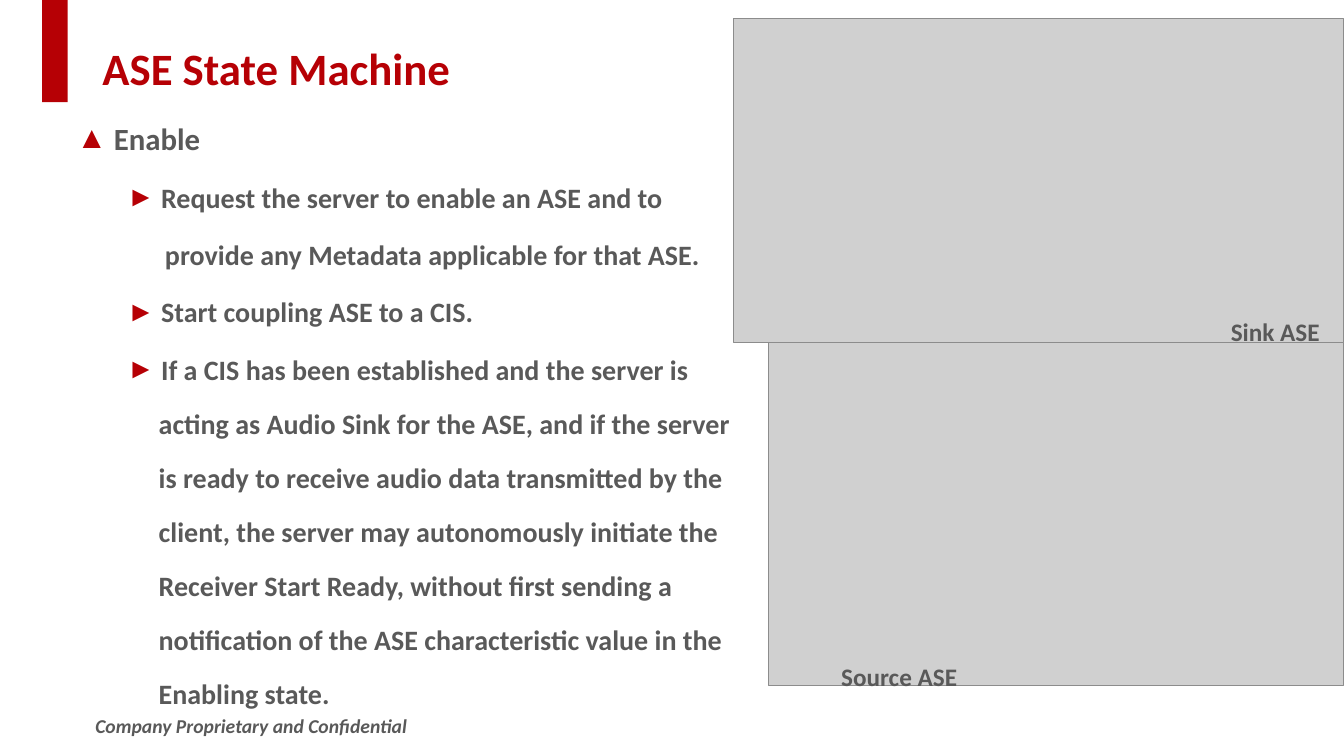
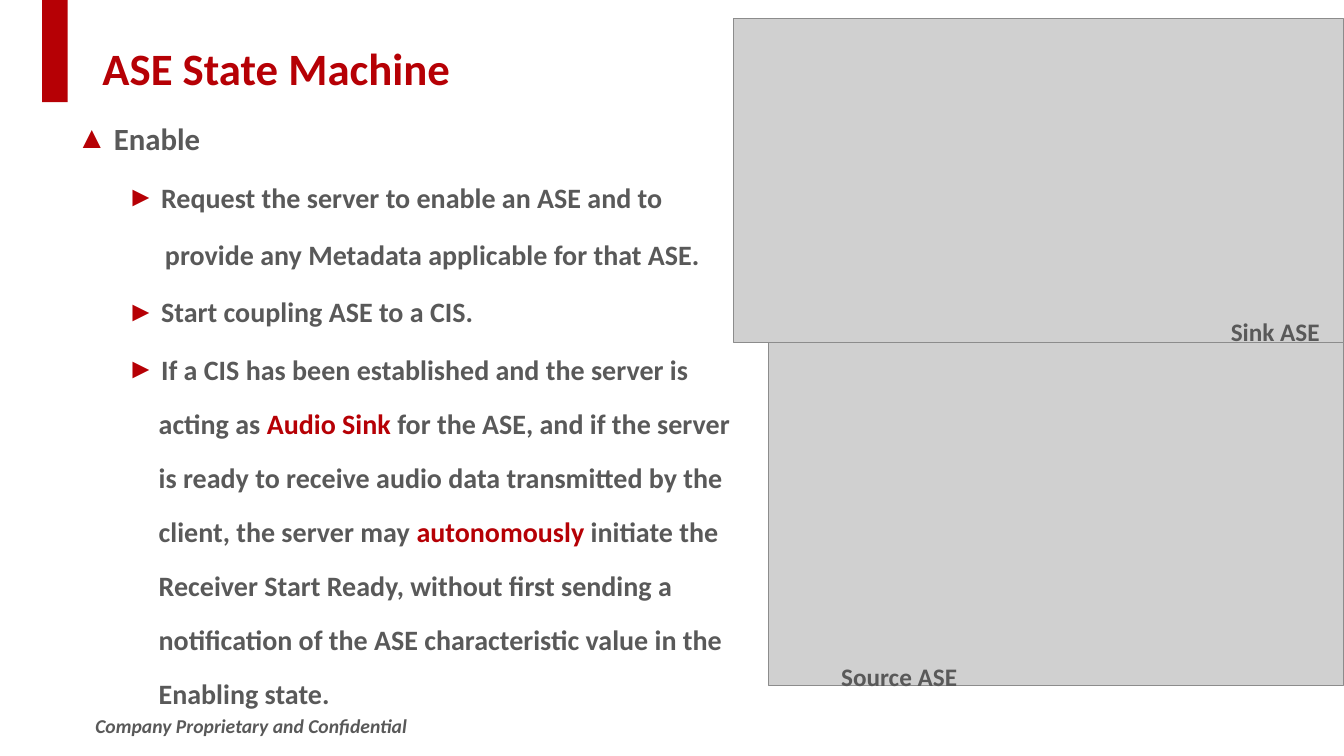
Before and after one commit to SWJTUjch/obsidian, a slide deck: slide 12 of Bluetooth/LE Audio/ASCS/LE_Audio_ASCS_sharing.pptx. Drawn at 1344x756 pixels with LibreOffice and Linux fonts; fonts in the diff are those of the drawing; grey boxes stand for pictures; background and template pictures are left out. Boxes give left, top, right and bottom in pixels: in the first picture for what was removed or moved away, otherwise in the second. Text is boxed around its words. In the diff, an @@ line names an element or a change of style, - is before the commit and + after.

```diff
--- a/Bluetooth/LE Audio/ASCS/LE_Audio_ASCS_sharing.pptx
+++ b/Bluetooth/LE Audio/ASCS/LE_Audio_ASCS_sharing.pptx
@@ text at box(159, 414, 730, 547): text colour #595959 to #B60005 in "Audio Sink", "autonomously" @@
```
Also in this commit, not shown: 6 other slides changed.
